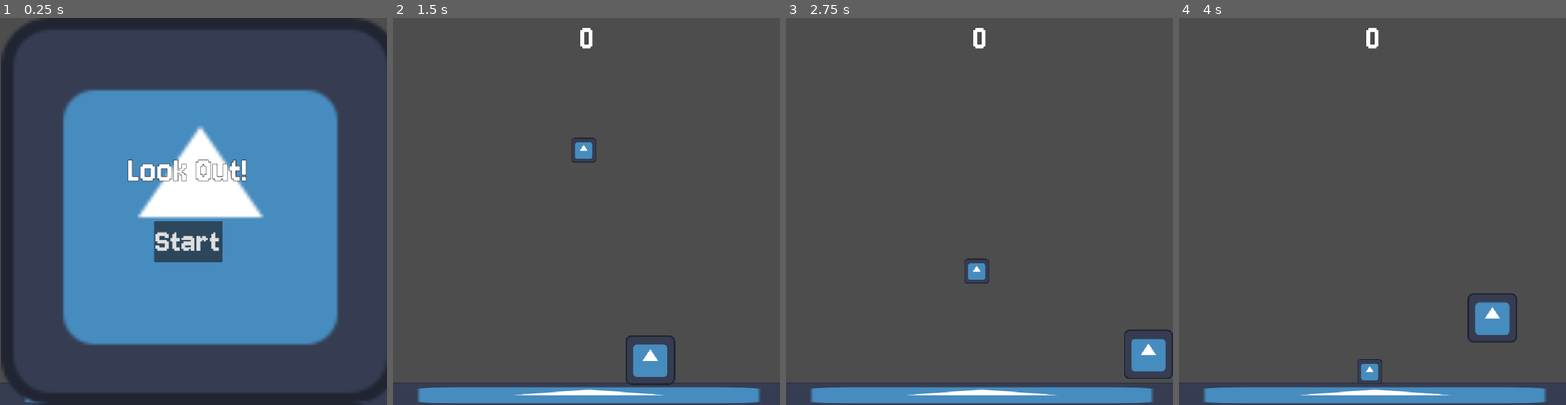
Above: before the commit, frames 1-4 (left to right).
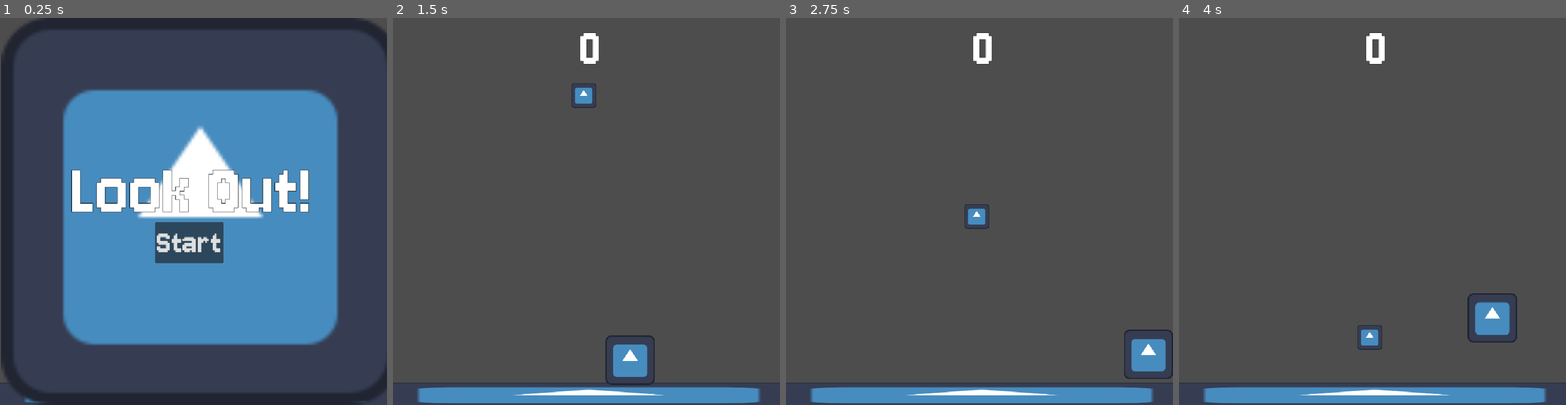
Above: after the commit, the same moments.

Repository: BeeeY/Look-Out
Game: Godot game, scene res://main.tscn
The game is run twice, just before and just after one commit, with the same random seed, the same clock (stepped at 60 frames per second) and the same inputs. The engine's default icon, where the game draws it, is replaced by a stand-in: a white triangle on a blue panel in a dark square.
Inputs (mouse positions are in pixels of both pictures, inside the frame that each line leads up to):
- Up to frame 1 (0.25 s): no input
- Up to frame 2 (1.5 s): click "Start" at 0.5 s; tap Enter at 1.25 s; move the mouse to (671, 192) at 1.27 s; hold D (right) from 1.28 s (still down); tap Alt at 1.35 s; click (671, 192) at 1.42 s
- Up to frame 3 (2.75 s): keep holding D (right); tap Space (jump) at 1.52, 2.27 s; move the mouse to (902, 230) at 2.02 s; tap Shift at 2.1 s
- Up to frame 4 (4 s): move the mouse to (1411, 126) at 2.77 s; release D (right) at 2.78 s; hold A (left) 2.78-3.53 s; tap Alt at 2.85 s; move the mouse to (1353, 288) at 3.52 s; hold D (right) from 3.53 s (still down); tap Shift at 3.6 s; click (1353, 288) at 3.67 s; tap Space (jump) at 3.77 s

The runs differ from the first frame. In frame 1, 3.8% of the frame differs, in the area x 18-80%, y 36-64%; in frame 2, 1.9%; in frame 3, 0.8%; in frame 4, 0.8%.
Error before the commit: Parse Error: Identifier "crumb" not declared in the current scope. (res://main.gd:37)

Commit message:
feet appear now

Diff:
--- a/crumbs.gd
+++ b/crumbs.gd
@@ -3,12 +3,11 @@
 var fall_speed = 250
 var warning_speed = 3
 
+
 func _ready():
 	add_to_group("Crumbs")
+
 
 func _physics_process(delta: float) -> void:
 	velocity.y = fall_speed
 	move_and_slide()
-
-func _on_timer_timeout() -> void:
-	pass # Replace with function body.
--- a/crumbs.tscn
+++ b/crumbs.tscn
@@ -52,7 +52,3 @@
 
 [node name="CollisionShape2D" type="CollisionShape2D" parent="." unique_id=793003060]
 shape = SubResource("RectangleShape2D_glgfw")
-
-[node name="Timer" type="Timer" parent="." unique_id=2068506117]
-
-[connection signal="timeout" from="Timer" to="." method="_on_timer_timeout"]
--- a/feet.gd
+++ b/feet.gd
@@ -2,14 +2,15 @@
 
 var speed = 200
 var warning_speed = 5
+
 # Called when the node enters the scene tree for the first time.
 func _ready() -> void:
 	add_to_group("Feet")
-	stomp()
 
 # Called every frame. 'delta' is the elapsed time since the previous frame.
 func _process(delta: float) -> void:
 	pass
+
 
 func stomp():
 	var tween =  create_tween()
@@ -18,11 +19,12 @@
 	tween.tween_property(self, "position:y", position.y - 1000, 3)
 	tween.tween_callback(queue_free)
 
+
 func slide():
 	var tween =  create_tween()
 	tween.tween_property(self, "position:y", position.y + 1000, 0.5)
 	tween.tween_interval(0.4)
 	tween.tween_property(self, "position:x", position.x + 700, 0.5)
-	tween.tween_interval(0.4)
+	tween.tween_interval(0.5)
 	tween.tween_property(self, "position:y", position.y - 1000, 3)
 	tween.tween_callback(queue_free)
--- a/feet.tscn
+++ b/feet.tscn
@@ -6,8 +6,9 @@
 [sub_resource type="RectangleShape2D" id="RectangleShape2D_glgfw"]
 size = Vector2(300, 80)
 
-[node name="Feet" type="Node2D" unique_id=945517942]
+[node name="Feet" type="CharacterBody2D" unique_id=1437284832]
 position = Vector2(159, -41)
+collision_layer = 2
 script = ExtResource("1_t0unw")
 metadata/_edit_group_ = true
 
@@ -15,7 +16,5 @@
 scale = Vector2(2.5, 0.75)
 texture = ExtResource("2_jf4qj")
 
-[node name="Area2D" type="Area2D" parent="." unique_id=1563569293]
-
-[node name="CollisionShape2D" type="CollisionShape2D" parent="Area2D" unique_id=1443559315]
+[node name="CollisionShape2D" type="CollisionShape2D" parent="." unique_id=1443559315]
 shape = SubResource("RectangleShape2D_glgfw")
--- a/hud.gd
+++ b/hud.gd
@@ -2,7 +2,7 @@
 
 signal start_game
 
-var score = 0
+var Score = 0
 
 # Called when the node enters the scene tree for the first time.
 func _ready() -> void:
@@ -24,11 +24,13 @@
 func _on_player_game_over() -> void:
 	$Score.hide()
 	$GameOver.show()
-	$GameOverScore.text = "Crumbs : " + str(score)
+	$GameOverScore.text = "Crumbs : " + str(Score)
 	$GameOverScore.show()
-	score = 0
+	Score = 0
 	$Start.text = "Try Again?"
 	$Start.show()
 
+
 func update_score(score):
 	$Score.text = str(score)
+	Score = score
--- a/hud.tscn
+++ b/hud.tscn
@@ -27,33 +27,34 @@
 offset_right = 786.0
 offset_bottom = 448.0
 theme = ExtResource("2_8sq4i")
+theme_override_font_sizes/font_size = 200
 text = "Look Out!"
 horizontal_alignment = 1
 
 [node name="GameOver" type="Label" parent="." unique_id=1057745601]
-offset_left = 332.0
-offset_top = 338.0
-offset_right = 659.0
-offset_bottom = 446.0
+offset_left = 237.0
+offset_top = 325.0
+offset_right = 727.0
+offset_bottom = 487.0
 theme = ExtResource("2_8sq4i")
 text = "Squished!"
 horizontal_alignment = 1
 
 [node name="GameOverScore" type="Label" parent="." unique_id=628951405]
 offset_left = 296.0
-offset_top = 425.0
+offset_top = 456.0
 offset_right = 656.0
-offset_bottom = 533.0
+offset_bottom = 564.0
 theme = ExtResource("2_8sq4i")
 theme_override_font_sizes/font_size = 70
 text = "Crumbs : 0"
 horizontal_alignment = 1
 
 [node name="Start" type="Button" parent="." unique_id=557114002]
-offset_left = 398.0
-offset_top = 525.0
-offset_right = 575.0
-offset_bottom = 631.0
+offset_left = 401.0
+offset_top = 528.0
+offset_right = 578.0
+offset_bottom = 634.0
 theme = ExtResource("2_8sq4i")
 text = "Start"
 
--- a/main.gd
+++ b/main.gd
@@ -5,36 +5,56 @@
 var score = 0
 
 const CrumbScene = preload("res://crumbs.tscn")
-const FootScene = preload("res://Feet.tscn")
+const FootScene = preload("res://feet.tscn")
+
 
 # Called when the node enters the scene tree for the first time.
 func _ready() -> void:
 	$Crumbs.set_physics_process(false)
 
+
 # Called every frame. 'delta' is the elapsed time since the previous frame.
 func _process(delta: float) -> void:
 	pass
+
 
 func _on_hud_start_game() -> void:
 	score = 0
 	$Player.spawn($Start.position)
 	$Crumbs.set_physics_process(true)
 	$CrumbTimer.start()
+	$FootTimer.start()
+
 
 func _on_player_point() -> void:
 	score += 1
 	$Hud.update_score(score)
 
+
 func _on_crumb_timer_timeout() -> void:
 	var crumb = CrumbScene.instantiate()
 	crumb.position = Vector2(randf_range(50,950), -40)
 	add_child(crumb)
+
 	if $CrumbTimer.wait_time > 1.50:
 		$CrumbTimer.wait_time -= 0.05
 
+
 func _on_foot_timer_timeout() -> void:
-	var foot = CrumbScene.instantiate()
-	crumb.position = Vector2(randf_range(50,950), -40)
-	add_child(crumb)
-	if $CrumbTimer.wait_time > 1.50:
-		$CrumbTimer.wait_time -= 0.05
+	var stompslide = randi_range(0,1)
+	var foot = FootScene.instantiate()
+
+	if stompslide == 0:
+		foot.position = Vector2(randf_range(100,900), -40)
+	elif stompslide == 1:
+		foot.position = Vector2(randf_range(100,900), -40)
+
+	add_child(foot)
+
+	if stompslide == 0:
+		foot.stomp()
+	elif stompslide == 1:
+		foot.slide()
+
+	if $FootTimer.wait_time > 1.50:
+		$FootTimer.wait_time -= 0.05
--- a/main.tscn
+++ b/main.tscn
@@ -43,6 +43,7 @@
 wait_time = 4.0
 
 [node name="FootTimer" type="Timer" parent="." unique_id=848030559]
+wait_time = 5.0
 
 [connection signal="game_over" from="Player" to="Hud" method="_on_player_game_over"]
 [connection signal="point" from="Player" to="." method="_on_player_point"]
--- a/new_theme.tres
+++ b/new_theme.tres
@@ -6,5 +6,5 @@
 Button/font_sizes/font_size = 90
 Button/fonts/font = ExtResource("1_amlv4")
 Label/constants/outline_size = 5
-Label/font_sizes/font_size = 100
+Label/font_sizes/font_size = 150
 Label/fonts/font = ExtResource("1_amlv4")
--- a/player.gd
+++ b/player.gd
@@ -28,8 +28,10 @@
 
 	move_and_slide()
 
+
 func spawn(pos):
 	position = pos
+
 
 func _on_area_2d_body_entered(body: Node2D) -> void:
 	if body.is_in_group("Crumbs"):
@@ -38,3 +40,4 @@
 
 	if body.is_in_group("Feet"):
 		game_over.emit()
+		print("aildklfjsdl")
